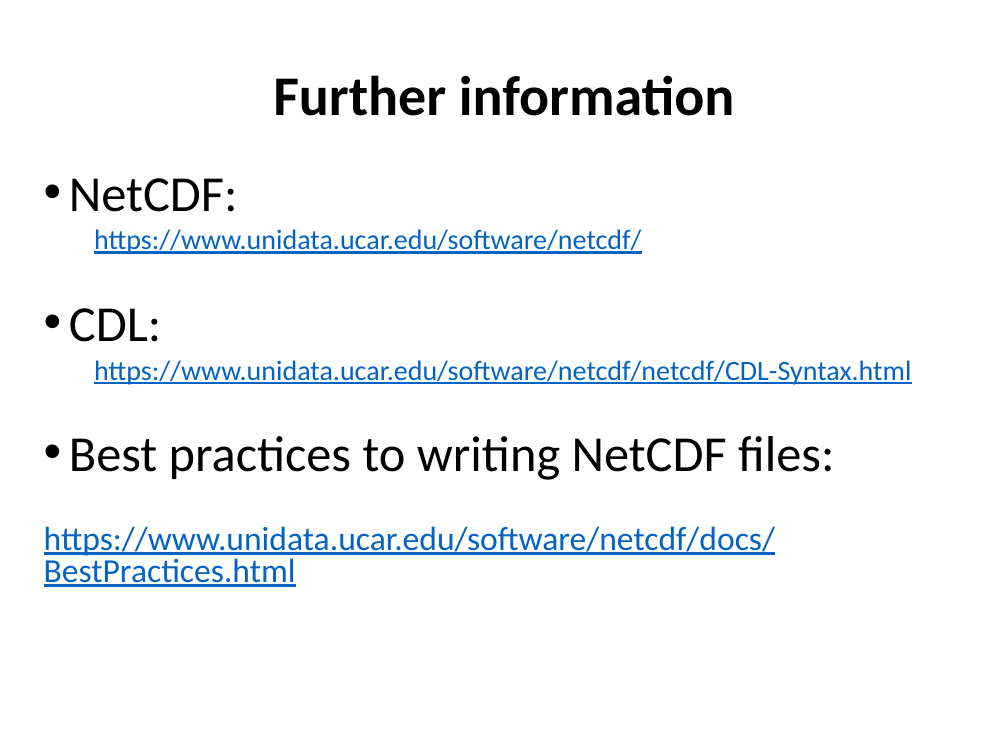
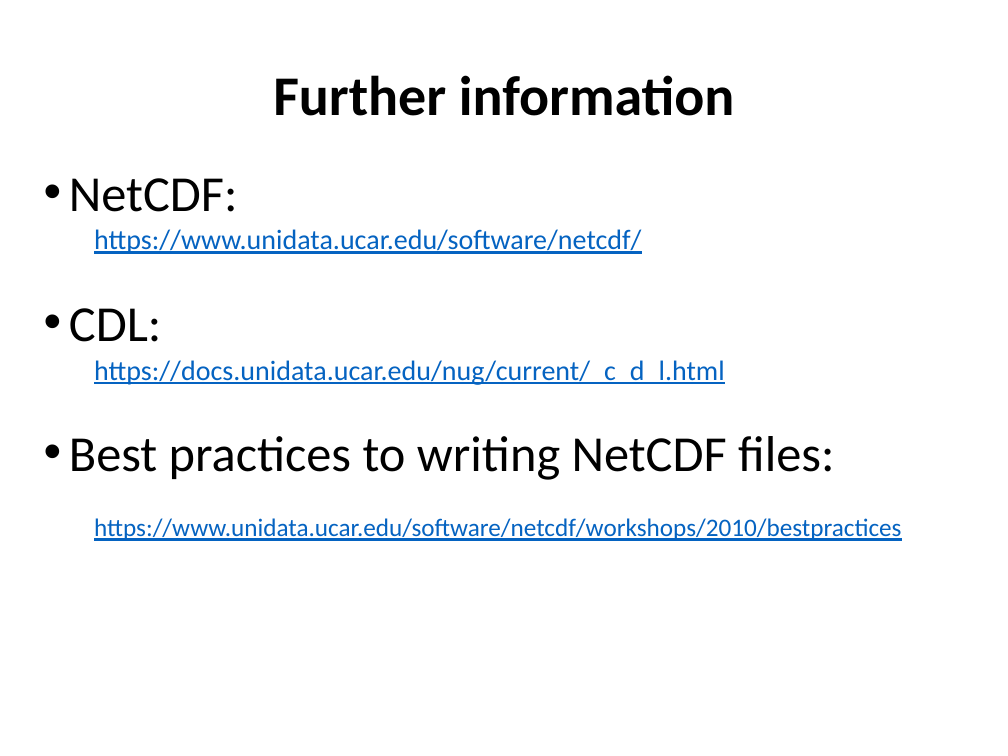
Before and after one commit to ncasuk/ncas-isc, a slide deck: slide 10 of python-data/slides/07_ncgen_ncdump_cdl.pptx. Drawn at 1008x756 pixels with LibreOffice and Linux fonts; fonts in the diff are those of the drawing; background and template pictures are left out. Boxes give left, top, right and bottom in pixels: in the first picture for what was removed or moved away, otherwise in the second. Text is boxed around its words. In the diff, an @@ line names an element or a change of style, - is before the commit and + after.

```diff
--- a/python-data/slides/07_ncgen_ncdump_cdl.pptx
+++ b/python-data/slides/07_ncgen_ncdump_cdl.pptx
@@ text at (94,360,725,385): text changed @@
-  https://www.unidata.ucar.edu/software/netcdf/netcdf/CDL-Syntax.html
+  https://docs.unidata.ucar.edu/nug/current/_c_d_l.html
@@ text at (94,518,901,541): text changed; size 24 to 18 pt @@
-https://www.unidata.ucar.edu/software/netcdf/docs/BestPractices.html
+  https://www.unidata.ucar.edu/software/netcdf/workshops/2010/bestpractices
```
Also in this commit, not shown: 9 other files.
